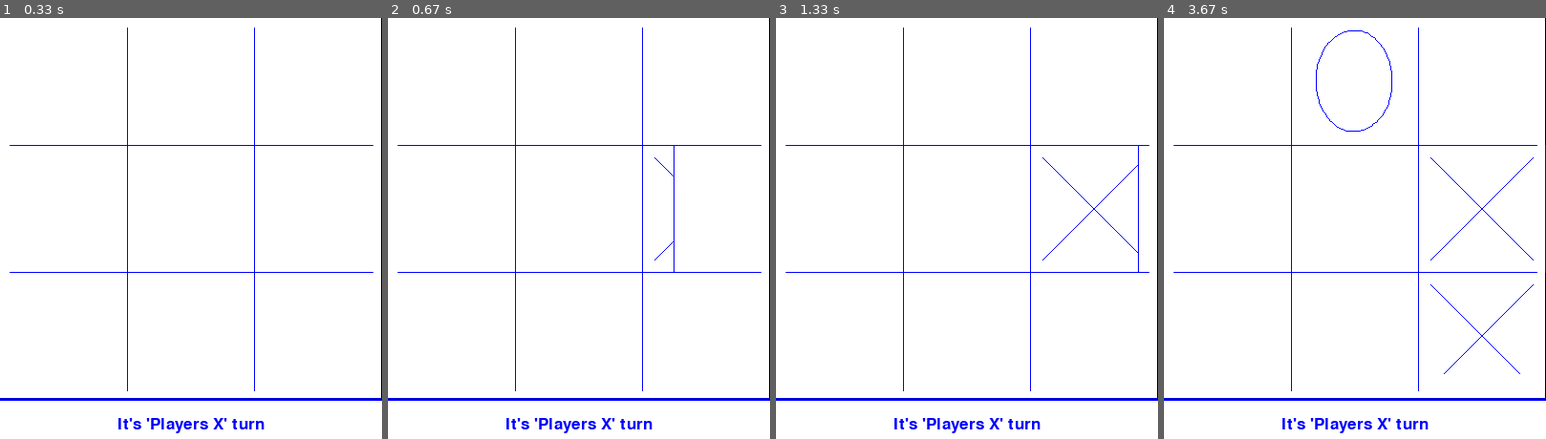
Above: before the commit, frames 1-4 (left to right).
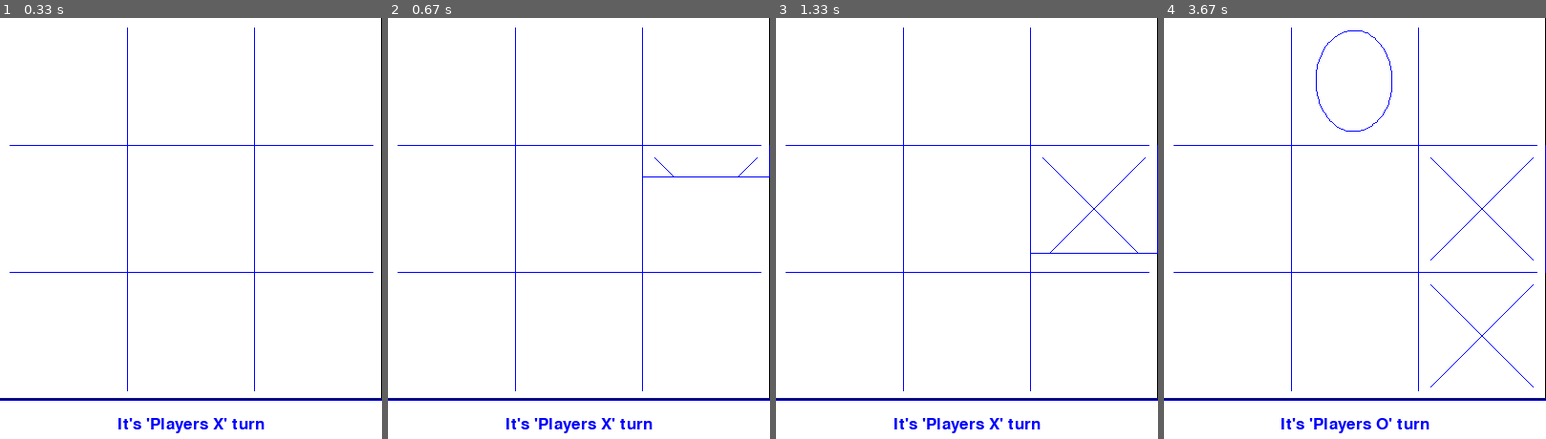
Above: after the commit, the same moments.

Repository: RomanRetsen/Animated-Tic-Tac-Toe-in-Pygame
Game: pygame game, started from my_game.py
The game is run twice, just before and just after one commit, with the same random seed, the same clock (stepped at 60 frames per second) and the same inputs.
Inputs (mouse positions are in pixels of both pictures, inside the frame that each line leads up to):
- Up to frame 1 (0.33 s): no input
- Up to frame 2 (0.67 s): click (701, 220) at 0.38 s
- Up to frame 3 (1.33 s): no input
- Up to frame 4 (3.67 s): click (1362, 89) at 1.72 s; click (1454, 300) at 2.88 s

Frame 1 is identical in both runs. In frame 2, 0.2% of the frame differs, in the area x 66-100%, y 30-61%; in frame 3, 0.2%; in frame 4, 0.5%, in the area x 30-97%, y 84-99%.

Commit message:
5th function for drawing "X" was added

Diff:
--- a/ClickArea.py
+++ b/ClickArea.py
@@ -26,7 +26,7 @@
 
         #list of functions of drawing sign "X"  to random pick from.
         self.xFunc = [self.drawing_click_area_x, self.drawing_click_area_x2, self.drawing_click_area_x3,
-                      self.drawing_click_area_x4]
+                      self.drawing_click_area_x4, self.drawing_click_area_x5]
 
         self.calculateCrossCoord()
         self.calculateEllipseCoord()
@@ -116,6 +116,9 @@
     def calculatey(self, x, slope, b):
         return int((x * slope) + b)
 
+    def calculatex(self, y, slope, b):
+        return int((y - b) / slope)
+
     def randomChooseOFunc(self):
         self.chosenOFunc = self.oFunc[random.randint(0, len(self.oFunc) - 1)]
         # self.chosenOFunc = self.oFunc[2]
@@ -128,7 +131,7 @@
 
     def randomChooseXFunc(self):
         self.chosenXFunc = self.xFunc[random.randint(0, len(self.xFunc) - 1)]
-        # self.chosenXFunc = self.xFunc[0]
+        # self.chosenXFunc = self.xFunc[4]
 
     #Function for drawing X
     def drawing_click_area_x(self):
@@ -211,6 +214,32 @@
             self.state = 'x'
             self.g_stats.drawing_click_area = False
 
+    def drawing_click_area_x5(self):
+        self.draw_click_area_blank()
+        if self.y + self.growingy <= self.y + self.height:
+            pygame.draw.line(self.screen, self.linecolor, (self.x, self.y + self.growingy),
+                             (self.x + self.width, self.y + self.growingy))
+            if self.y + self.growingy >= self.y1_1:
+                animatedy = self.y + self.growingy
+                if self.y + self.growingy >= self.y1_2:
+                    animatedy = self.y1_2
+                pygame.draw.line(self.screen, self.linecolor, (self.x1_1, self.y1_1),
+                                 (self.calculatex(animatedy, self.slope1, self.b1),
+                                  animatedy))
+                pygame.draw.line(self.screen, self.linecolor, (self.x2_1, self.y2_1),
+                                 (self.calculatex(animatedy, self.slope2, self.b2),
+                                  animatedy))
+            self.growingy += 1
+        else:
+            pygame.draw.line(self.screen, self.linecolor,
+                             (self.x1_1, self.y1_1),
+                             (self.x1_2, self.y1_2))
+            pygame.draw.line(self.screen, self.linecolor,
+                             (self.x2_1, self.y2_1),
+                             (self.x2_2, self.y2_2))
+            self.state = 'x'
+            self.g_stats.drawing_click_area = False
+
     # Function for drawing O
     def drawing_click_area_o(self):
         if self.ellipseAnimationSlice < len(self.ellipseDots) - 1:
